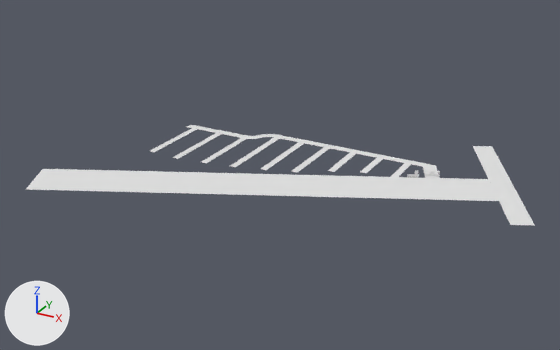
Two versions of the Blender file Elegans/Assets/Elegans/Models/02Layout.blend, one commit apart.
The view is the same before and after, from a 50 mm lens placed at (1345.0, -2751.0, 1290.0), pointed at (-79.0, -162.0, -4.0). Lighting does not change. The marker at lower left points along +X, +Y and +Z.

The first picture shows 'MainRoad', 'ServiceRoad', 'StreetRoads', 'WideRoad'.
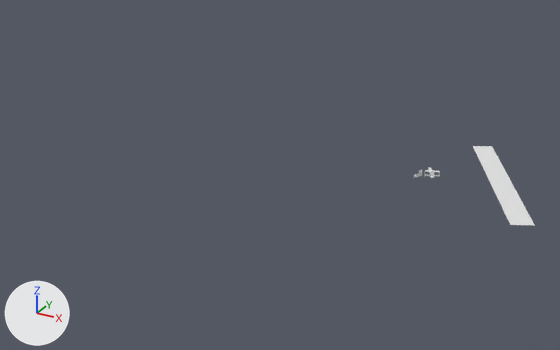
Where the newer file only moved an object's origin or applied its transform, the numbers keep the older frame.

Boxes [x1, y1, x2, y2] around the edits, measured in the pictures (560 x 350 px):
'MainRoad', deleted
    before: [26, 169, 499, 201]
'StreetRoads', deleted
    before: [150, 128, 440, 178]
'WideRoad', deleted
    before: [186, 125, 426, 167]
'Cube.015', added
    after: [414, 174, 422, 177]

Edits to the bpy script that builds the scene:
```text
Add me_cube_002:
    me_cube_002.from_pydata([(9.93, 4.74, 6.82), (-1.14, -0.58, 6.82), (9.93, 4.74, 0.17), (-1.14, -0.58, 0.17)], [], [(2, 0, 1, 3)])
Add me_cube_003:
    me_cube_003.from_pydata(...)  # 602 vertices, 626 faces; spans x -11.5..11.1, y -13.6..13.2, z -5.1..5.1
Add me_cuelegans_homes:
    me_cuelegans_homes.from_pydata(...)  # 1064 vertices, 1044 faces; spans x 0.03..9.23, y 0.11..11.18, z -0.02..1.3
Remove ob_mainroad:
    ob_mainroad = bpy.data.objects.new('MainRoad', me_cube_011)
    ob_mainroad.location = (9.0, -224.0, 0.0)
Remove ob_wideroad:
    ob_wideroad = bpy.data.objects.new('WideRoad', me_cube_010)
    ob_wideroad.location = (32.0, 216.0, 0.0)
    ob_wideroad.scale = (428.0, 20.0, 1.0)
Remove ob_streetroads:
    ob_streetroads = bpy.data.objects.new('StreetRoads', me_cube_001)
    ob_streetroads.location = (-696.0, -51.0, 0.0)
    ob_streetroads.scale = (15.0, 167.0, 1.0)
Add ob_cube_014:
    ob_cube_014 = bpy.data.objects.new('Cube.014', me_cube_002)
    ob_cube_014.location = (479.0, 111.0, 6.0)
Add ob_cube_015:
    ob_cube_015 = bpy.data.objects.new('Cube.015', me_cube_003)
    ob_cube_015.location = (433.0, 80.0, 8.0)
Add ob_text:
    ob_text = bpy.data.objects.new('Text', me_cuelegans_homes)
    ob_text.location = (426.0, 71.0, 9.0)
```
